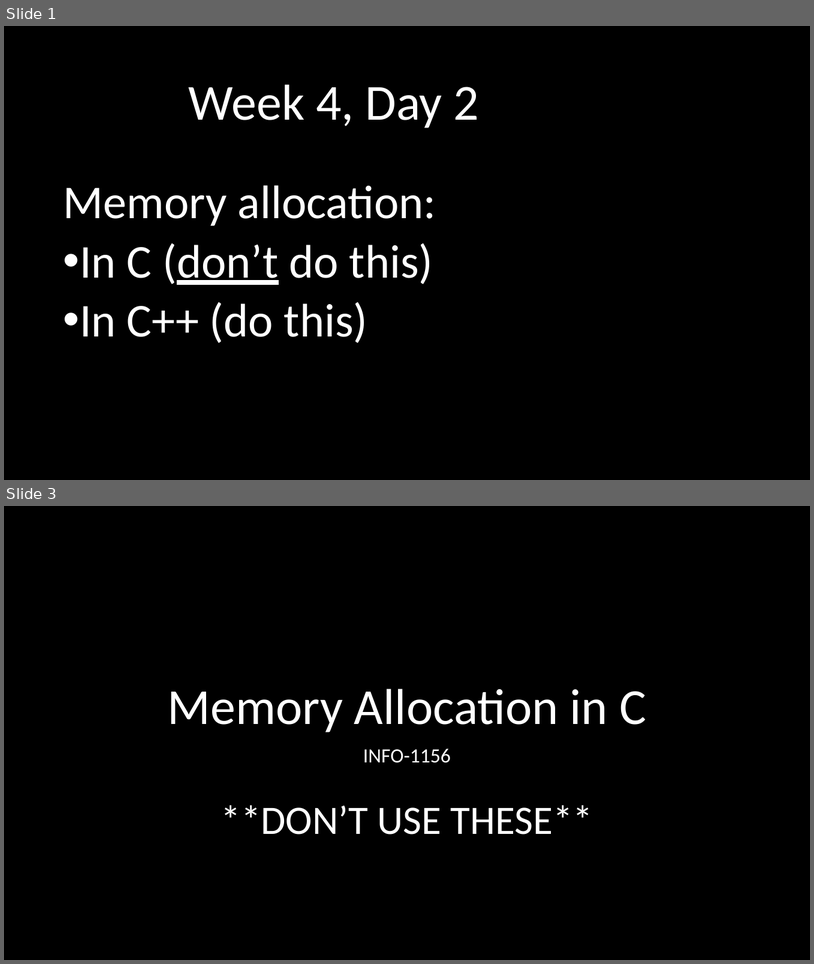
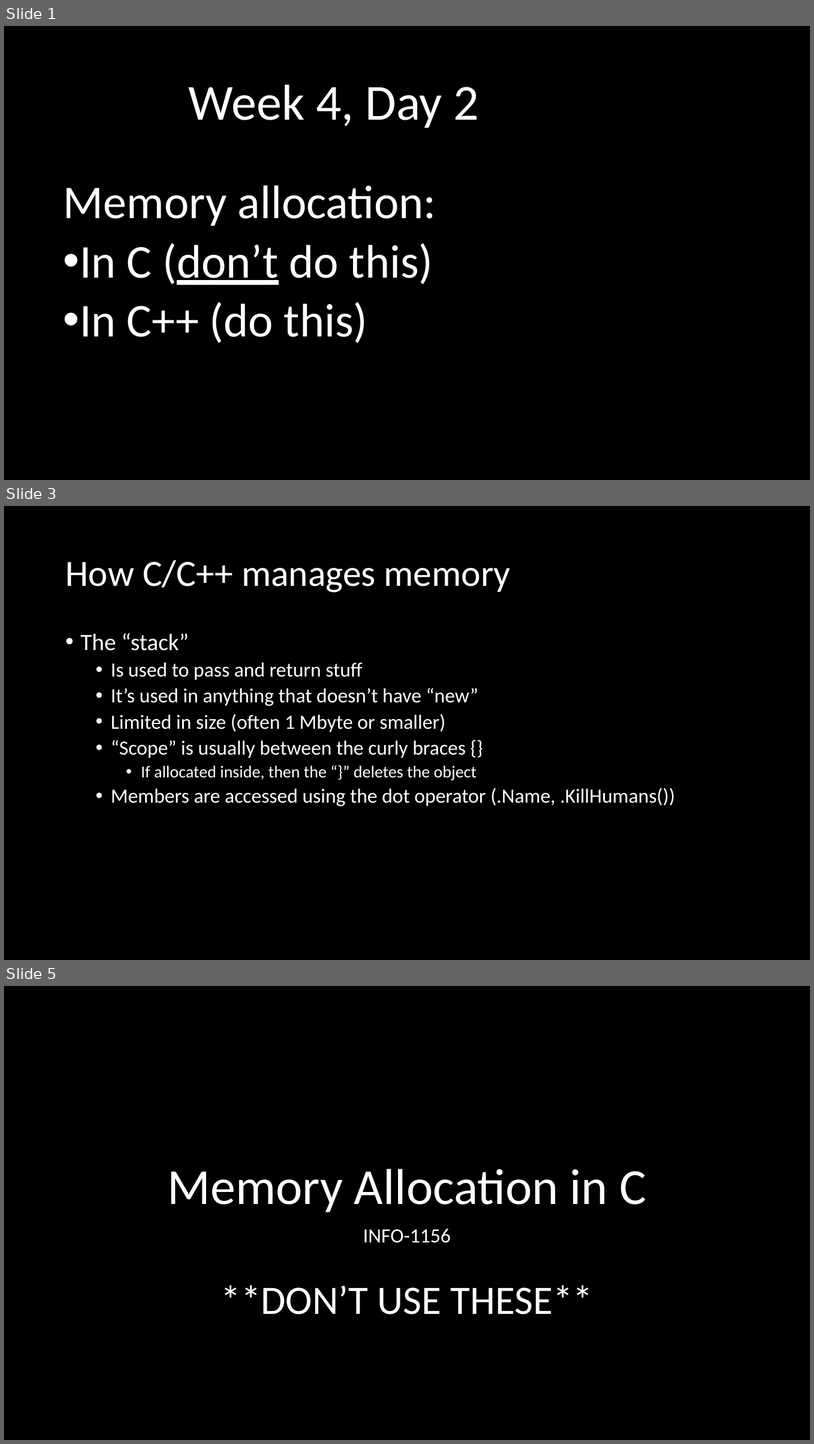
Before and after one commit to Valpz1130/1156_W2021, a slide deck: Day to Day/W04_(Feb 2+4)/W04_Memory.pptx. Shown one above the other, each under a label of ours: slides 1 and 3 before the commit, slides 1, 3 and 5 after it; the slides between them are not shown. The pictures are 814x964 and 814x1444 pixels, drawn with LibreOffice and Linux fonts; fonts in the diff are those of the drawing. Boxes give left, top, right and bottom in pixels: in the first picture for what was removed or moved away, otherwise in the second. Text is boxed around its words. In the diff, an @@ line names an element or a change of style, - is before the commit and + after.

```diff
--- a/Day to Day/W04_(Feb 2+4)/W04_Memory.pptx
+++ b/Day to Day/W04_(Feb 2+4)/W04_Memory.pptx
@@ slide 3 added at <box>4,506,810,960</box>, background #000000 @@
@@ title added at <box>65,560,511,592</box>, 44 pt, text #FFFFFF @@
+How C/C++ manages memory
@@ text added at <box>81,633,675,806</box>, 24 pt, text #FFFFFF @@
+• The “stack”
+  • Is used to pass and return stuff
+  • It’s used in anything that doesn’t have “new”
+  • Limited in size (often 1 Mbyte or smaller)
+  • “Scope” is usually between the curly braces {}
+    • If allocated inside, then the “}” deletes the object
+  • Members are accessed using the dot operator (.Name, .KillHumans())
@@ what was slide 3 is now slide 5 @@
```
Also in this commit, not shown: 4 slides changed, 1 other slide added, 3 other files.
